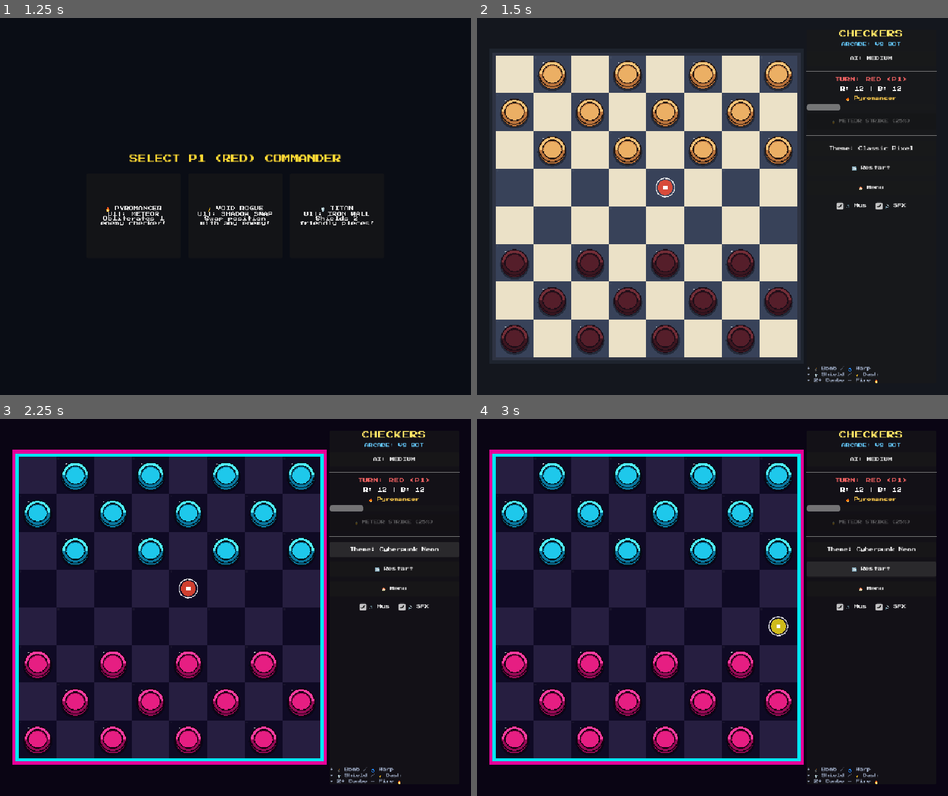
Above: before the commit, frames 1-4 (two rows, left to right).
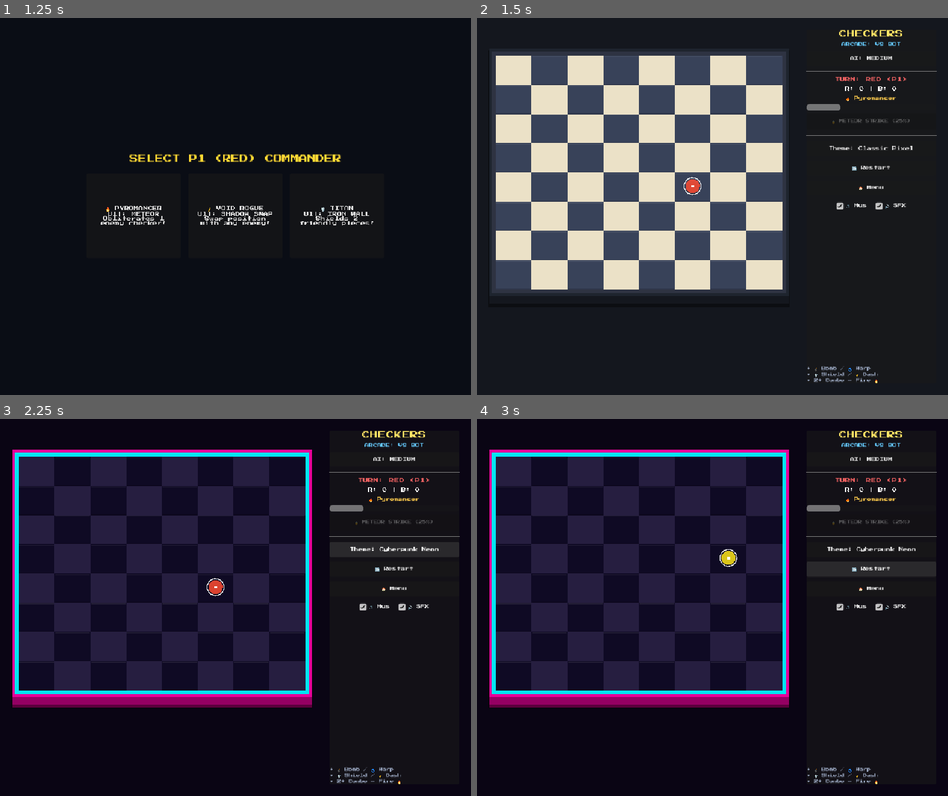
Above: after the commit, the same moments.

Repository: sylasjr/arcade-battle-checkers
Game: Godot game, scene res://scenes/Main.tscn
The game is run twice, just before and just after one commit, with the same random seed, the same clock (stepped at 60 frames per second) and the same inputs.
Inputs:
- Up to frame 1 (1.25 s): click "⚔️ VS BOT (Arcade)" at 0.5 s
- Up to frame 2 (1.5 s): click "🔥 PYROMANCER Ult: METEOR Obli…" at 1.25 s
- Up to frame 3 (2.25 s): click "Theme: Classic Pixel" at 2 s
- Up to frame 4 (3 s): click "🔄 Restart" at 2.75 s

Frame 1 is identical in both runs. In frame 2, 37% of the frame differs, in the area x 2-90%, y 8-91%; in frame 3, 35%; in frame 4, 35%.
Error after the commit: Parse Error: The function signature doesn't match the parent. Parent signature is "draw_ellipse(Vector2, float, float, Color, bool = <default>, float = <defaul…

Commit message:
feat: implement semi-orthogonal 3/4 foreshortened perspective and 2.5D tabletop depth

Diff:
--- a/scripts/Board.gd
+++ b/scripts/Board.gd
@@ -16,7 +16,10 @@
 signal energy_gained(player: Piece.Player, amount: float)
 
 const BOARD_SIZE = 8
-const TILE_SIZE = 80.0
+# Semi-orthogonal 3/4 foreshortened tile dimensions
+const TILE_W = 76.0
+const TILE_H = 62.0
+const FRONT_DEPTH = 22.0 # 3D Tabletop front ledge slab
 
 @export var piece_scene: PackedScene = preload("res://scenes/Piece.tscn")
 
@@ -32,7 +35,7 @@
 # Game Mode & PowerUps
 var is_arcade_mode: bool = true
 var powerup_manager: PowerUpManager = PowerUpManager.new()
-var hero_manager: HeroManager = null # Injected by Main
+var hero_manager: HeroManager = null
 
 # Targeting state for Ultimate abilities
 var is_targeting_ult: bool = false
@@ -81,7 +84,6 @@
 				elif y > 4:
 					spawn_piece(Piece.Player.RED, Vector2i(x, y))
 
-	# Spawn initial power-ups if in Arcade Mode
 	if is_arcade_mode:
 		_spawn_arcade_powerup()
 
@@ -92,7 +94,7 @@
 func spawn_piece(player: Piece.Player, pos: Vector2i) -> Piece:
 	var p: Piece = piece_scene.instantiate()
 	add_child(p)
-	p.setup(player, pos, TILE_SIZE, theme_data)
+	p.setup(player, pos, TILE_W, TILE_H, theme_data)
 	grid[pos] = p
 	return p
 
@@ -120,8 +122,8 @@
 		handle_click(click_pos)
 
 func world_to_grid(world_pos: Vector2) -> Vector2i:
-	var x = int(floor(world_pos.x / TILE_SIZE))
-	var y = int(floor(world_pos.y / TILE_SIZE))
+	var x = int(floor(world_pos.x / TILE_W))
+	var y = int(floor(world_pos.y / TILE_H))
 	return Vector2i(x, y)
 
 func is_in_bounds(pos: Vector2i) -> bool:
@@ -131,7 +133,6 @@
 	if not is_in_bounds(clicked_pos):
 		return
 
-	# If currently aiming an Ultimate Ability
 	if is_targeting_ult:
 		_execute_targeted_ult(clicked_pos)
 		return
@@ -223,7 +224,6 @@
 
 	piece.move_to(new_pos)
 
-	# Consume lightning overcharge if used
 	if piece.has_lightning:
 		piece.consume_lightning()
 
@@ -233,12 +233,10 @@
 			hero_manager.add_energy(current_player, 15.0)
 			emit_signal("energy_gained", current_player, 15.0)
 
-	# Handle capture
 	if move.is_jump and move.jumped != null:
 		current_turn_kills += 1
 		var jumped_piece: Piece = move.jumped
 
-		# Check if victim has an Energy Shield!
 		if jumped_piece.has_shield:
 			jumped_piece.break_shield()
 			emit_signal("powerup_triggered", PowerUpManager.PowerType.SHIELD, to_global(jumped_piece.position))
@@ -266,11 +264,9 @@
 				piece.ignite_fire(2.0)
 				emit_signal("piece_ignited", to_global(piece.position))
 
-	# Check and trigger Power-Up landing
 	if is_arcade_mode and powerup_manager.active_powers.has(new_pos):
 		_handle_powerup_landing(piece, new_pos)
 
-	# Check King Promotion
 	var promoted = false
 	if not piece.is_king:
 		if (piece.player == Piece.Player.RED and new_pos.y == 0) or (piece.player == Piece.Player.BLACK and new_pos.y == BOARD_SIZE - 1):
@@ -278,7 +274,6 @@
 			promoted = true
 			emit_signal("king_promoted")
 
-	# Multi-jump continuation
 	if move.is_jump and not promoted:
 		var next_jumps = get_piece_moves(piece).filter(func(m): return m.is_jump)
 		if next_jumps.size() > 0:
@@ -299,7 +294,6 @@
 	emit_signal("powerup_triggered", p_type, to_global(piece.position))
 
 	if p_type == PowerUpManager.PowerType.BOMB:
-		# Bomb explodes adjacent cross enemies
 		var cross_dirs = [Vector2i(0, -1), Vector2i(0, 1), Vector2i(-1, 0), Vector2i(1, 0), Vector2i(-1, -1), Vector2i(1, -1), Vector2i(-1, 1), Vector2i(1, 1)]
 		for d in cross_dirs:
 			var target_pos = pos + d
@@ -336,7 +330,6 @@
 	current_player = Piece.Player.BLACK if current_player == Piece.Player.RED else Piece.Player.RED
 	emit_signal("turn_changed", current_player)
 
-	# Spawn occasional new powerups in Arcade Mode every 3 turns
 	if is_arcade_mode and turn_counter % 3 == 0:
 		_spawn_arcade_powerup()
 
@@ -374,15 +367,12 @@
 	if not hero_manager or not hero_manager.is_ult_ready(current_player):
 		return
 
-	var h_data = hero_manager.get_hero_data(current_player)
 	var h_class = hero_manager.get_hero(current_player)
 
 	if h_class == HeroManager.HeroClass.TITAN:
-		# Titan instantly shields 2 friendly pieces
 		hero_manager.consume_ult(current_player)
 		_cast_titan_ult()
 	else:
-		# Pyromancer / Void Rogue enter targeting mode
 		is_targeting_ult = true
 		targeting_hero_class = h_class
 		queue_redraw()
@@ -410,7 +400,6 @@
 	var opp_player = Piece.Player.BLACK if current_player == Piece.Player.RED else Piece.Player.RED
 
 	if targeting_hero_class == HeroManager.HeroClass.PYROMANCER:
-		# Meteor strike obliterates enemy checker
 		if target_p.player == opp_player:
 			hero_manager.consume_ult(current_player)
 			grid.erase(clicked_pos)
@@ -421,7 +410,6 @@
 			switch_turn()
 
 	elif targeting_hero_class == HeroManager.HeroClass.VOID_ROGUE:
-		# Swap friendly with enemy
 		if target_p.player == opp_player:
 			var friendly_pieces: Array[Piece] = []
 			for pos in grid:
@@ -445,7 +433,6 @@
 	if current_player != bot_player:
 		return
 
-	# Bot automatically activates Ultimate if ready!
 	if is_arcade_mode and hero_manager and hero_manager.is_ult_ready(bot_player):
 		var bot_h = hero_manager.get_hero(bot_player)
 		if bot_h == HeroManager.HeroClass.TITAN:
@@ -505,60 +492,79 @@
 	var select_glow = theme_data.get("glow_color", Color(0.2, 0.8, 1.0, 0.4))
 	var valid_move_dot = Color(0.2, 0.9, 0.4, 0.7)
 
-	var total_w = BOARD_SIZE * TILE_SIZE
-	draw_rect(Rect2(-14, -14, total_w + 28, total_w + 28), board_border)
-	draw_rect(Rect2(-7, -7, total_w + 14, total_w + 14), inner_border)
-
+	var total_w = BOARD_SIZE * TILE_W
+	var total_h = BOARD_SIZE * TILE_H
+
+	# 1. 3D Tabletop Slab Underneath & Front Rim
+	var front_shadow_col = Color(board_border.r * 0.4, board_border.g * 0.4, board_border.b * 0.4, 1.0)
+	var front_face_col = Color(board_border.r * 0.65, board_border.g * 0.65, board_border.b * 0.65, 1.0)
+
+	# Ground drop shadow
+	draw_rect(Rect2(-16, -12, total_w + 32, total_h + FRONT_DEPTH + 28), Color(0, 0, 0, 0.4))
+
+	# Front Bevel Slab
+	draw_rect(Rect2(-14, total_h + 10, total_w + 28, FRONT_DEPTH), front_face_col)
+	draw_rect(Rect2(-14, total_h + FRONT_DEPTH + 8, total_w + 28, 6), front_shadow_col)
+
+	# 2. Main Tilted Top Frame Border
+	draw_rect(Rect2(-14, -14, total_w + 28, total_h + 28), board_border)
+	draw_rect(Rect2(-8, -8, total_w + 16, total_h + 16), inner_border)
+
+	# 3. Semi-Orthogonal Grid Tiles (76x62 Foreshortened)
 	for y in range(BOARD_SIZE):
 		for x in range(BOARD_SIZE):
 			var is_dark = (x + y) % 2 != 0
-			var tile_rect = Rect2(x * TILE_SIZE, y * TILE_SIZE, TILE_SIZE, TILE_SIZE)
+			var tile_rect = Rect2(x * TILE_W, y * TILE_H, TILE_W, TILE_H)
 			draw_rect(tile_rect, dark_tile if is_dark else light_tile)
 
+			# Crosshatch & Top-left pixel highlight notch for 2.5D stone/tile bevel
 			if is_dark:
-				draw_rect(Rect2(x * TILE_SIZE + 2, y * TILE_SIZE + 2, 4, 4), Color(1, 1, 1, 0.04))
+				draw_rect(Rect2(x * TILE_W + 1, y * TILE_H + 1, TILE_W - 2, 2), Color(1, 1, 1, 0.08)) # top bevel line
+				draw_rect(Rect2(x * TILE_W + 1, (y + 1) * TILE_H - 2, TILE_W - 2, 2), Color(0, 0, 0, 0.15)) # bottom shadow line
 
 			if hovered_tile == Vector2i(x, y) and is_dark:
-				draw_rect(tile_rect, Color(1, 1, 1, 0.12))
-
-	# Draw Power-Up Orbs on Tiles
+				draw_rect(tile_rect, Color(1, 1, 1, 0.14))
+
+	# 4. Draw Power-Up Orbs
 	if is_arcade_mode:
 		for pos in powerup_manager.active_powers:
 			var p_data = powerup_manager.active_powers[pos]
-			var center = Vector2(pos.x * TILE_SIZE + TILE_SIZE * 0.5, pos.y * TILE_SIZE + TILE_SIZE * 0.5)
+			var center = Vector2(pos.x * TILE_W + TILE_W * 0.5, pos.y * TILE_H + TILE_H * 0.5)
 			var icon_color: Color
 			if p_data.type == PowerUpManager.PowerType.BOMB:
-				icon_color = Color(1.0, 0.3, 0.2, 0.8)
+				icon_color = Color(1.0, 0.3, 0.2, 0.85)
 			elif p_data.type == PowerUpManager.PowerType.PORTAL:
-				icon_color = Color(0.8, 0.3, 1.0, 0.8)
+				icon_color = Color(0.8, 0.3, 1.0, 0.85)
 			elif p_data.type == PowerUpManager.PowerType.SHIELD:
-				icon_color = Color(0.2, 0.9, 1.0, 0.8)
+				icon_color = Color(0.2, 0.9, 1.0, 0.85)
 			else:
-				icon_color = Color(1.0, 0.9, 0.1, 0.8)
-
-			draw_circle(center, 16, icon_color)
-			draw_arc(center, 20, 0, TAU, 16, Color(1, 1, 1, 0.85), 2.0)
-			# Pixel star badge in center
-			draw_rect(Rect2(center.x - 4, center.y - 4, 8, 8), Color.WHITE)
-
-	# Highlight Selected Piece
+				icon_color = Color(1.0, 0.9, 0.1, 0.85)
+
+			# 2.5D Compressed Floating Orb
+			draw_circle(center + Vector2(0, 4), 14, Color(0, 0, 0, 0.3)) # ground shadow
+			draw_circle(center - Vector2(0, 2), 15, icon_color)
+			draw_arc(center - Vector2(0, 2), 18, 0, TAU, 16, Color(1, 1, 1, 0.9), 2.0)
+			draw_rect(Rect2(center.x - 3, center.y - 5, 6, 6), Color.WHITE)
+
+	# 5. Highlight Selected Piece
 	if selected_piece != null:
 		var p_pos = selected_piece.grid_pos
-		var sel_rect = Rect2(p_pos.x * TILE_SIZE, p_pos.y * TILE_SIZE, TILE_SIZE, TILE_SIZE)
+		var sel_rect = Rect2(p_pos.x * TILE_W, p_pos.y * TILE_H, TILE_W, TILE_H)
 		draw_rect(sel_rect, select_glow)
 
-	# Targeting Ultimate Reticle overlay
+	# 6. Targeting Ultimate Reticle
 	if is_targeting_ult:
-		draw_rect(Rect2(0, 0, total_w, total_w), Color(1.0, 0.1, 0.1, 0.12))
+		draw_rect(Rect2(0, 0, total_w, total_h), Color(1.0, 0.1, 0.1, 0.14))
 		if is_in_bounds(hovered_tile):
-			var reticle_rect = Rect2(hovered_tile.x * TILE_SIZE, hovered_tile.y * TILE_SIZE, TILE_SIZE, TILE_SIZE)
-			draw_rect(reticle_rect, Color(1.0, 0.2, 0.2, 0.5))
-
+			var reticle_rect = Rect2(hovered_tile.x * TILE_W, hovered_tile.y * TILE_H, TILE_W, TILE_H)
+			draw_rect(reticle_rect, Color(1.0, 0.2, 0.2, 0.55))
+
+	# 7. Valid Move Highlights
 	for move in valid_moves:
-		var center = Vector2(move.dest.x * TILE_SIZE + TILE_SIZE * 0.5, move.dest.y * TILE_SIZE + TILE_SIZE * 0.5)
+		var center = Vector2(move.dest.x * TILE_W + TILE_W * 0.5, move.dest.y * TILE_H + TILE_H * 0.5)
 		if move.is_jump:
-			draw_circle(center, 18, Color(1.0, 0.3, 0.3, 0.75))
-			draw_arc(center, 24, 0, TAU, 16, Color(1.0, 0.4, 0.4), 3.0)
+			draw_circle(center, 16, Color(1.0, 0.3, 0.3, 0.75))
+			draw_arc(center, 20, 0, TAU, 16, Color(1.0, 0.4, 0.4), 3.0)
 		else:
-			draw_circle(center, 14, valid_move_dot)
-			draw_arc(center, 18, 0, TAU, 16, Color(0.2, 0.9, 0.4), 2.0)
+			draw_circle(center, 12, valid_move_dot)
+			draw_arc(center, 16, 0, TAU, 16, Color(0.2, 0.9, 0.4), 2.0)
--- a/scripts/Piece.gd
+++ b/scripts/Piece.gd
@@ -7,7 +7,8 @@
 @export var is_king: bool = false
 @export var grid_pos: Vector2i = Vector2i.ZERO
 
-var tile_size: float = 80.0
+var tile_w: float = 76.0
+var tile_h: float = 62.0
 var target_position: Vector2 = Vector2.ZERO
 var is_moving: bool = false
 
@@ -43,13 +44,17 @@
 		if flame_timer <= 0.0:
 			extinguish_fire()
 
-func setup(p_player: Player, p_grid_pos: Vector2i, p_tile_size: float, p_theme: Dictionary = {}) -> void:
+func setup(p_player: Player, p_grid_pos: Vector2i, p_tile_w: float, p_tile_h: float, p_theme: Dictionary = {}) -> void:
 	player = p_player
 	grid_pos = p_grid_pos
-	tile_size = p_tile_size
+	tile_w = p_tile_w
+	tile_h = p_tile_h
 	theme_data = p_theme
 	_load_current_texture()
 	position = grid_to_world(grid_pos)
+	# Y-sort so lower rows render in front of upper rows
+	z_as_relative = false
+	z_index = int(position.y)
 	queue_redraw()
 
 func apply_theme(p_theme: Dictionary) -> void:
@@ -68,7 +73,7 @@
 		piece_texture = load(tex_path)
 
 func grid_to_world(coord: Vector2i) -> Vector2:
-	return Vector2(coord.x * tile_size + tile_size * 0.5, coord.y * tile_size + tile_size * 0.5)
+	return Vector2(coord.x * tile_w + tile_w * 0.5, coord.y * tile_h + tile_h * 0.5)
 
 func give_shield() -> void:
 	has_shield = true
@@ -159,7 +164,7 @@
 	else:
 		main_col = theme_data.get("black_main", Color(0.95, 0.75, 0.45))
 
-	ghost.setup(position, tile_size * 0.38, main_col)
+	ghost.setup(position, tile_w * 0.36, main_col)
 	get_parent().add_child(ghost)
 
 func move_to(new_grid_pos: Vector2i, animate: bool = true) -> void:
@@ -168,24 +173,27 @@
 	if animate:
 		is_moving = true
 		ghost_spawn_timer = 0.0
-		z_index = 10
+		z_index = 500 # Top elevation during transit
 
 		spawn_balanced_ghost()
 
 		var tween = create_tween().set_parallel(true)
 		tween.tween_property(self, "position", target, move_speed).set_trans(Tween.TRANS_QUAD).set_ease(Tween.EASE_OUT)
 
+		# Semi-orthogonal jump arc: upward hop along Y
+		var hop_y_offset = -14.0
 		var scale_tween = create_tween().set_parallel(false)
-		scale_tween.tween_property(self, "scale", Vector2(1.14, 1.14), move_speed * 0.5).set_trans(Tween.TRANS_QUAD).set_ease(Tween.EASE_OUT)
+		scale_tween.tween_property(self, "scale", Vector2(1.15, 1.15), move_speed * 0.5).set_trans(Tween.TRANS_QUAD).set_ease(Tween.EASE_OUT)
 		scale_tween.tween_property(self, "scale", Vector2(1.0, 1.0), move_speed * 0.5).set_trans(Tween.TRANS_QUAD).set_ease(Tween.EASE_IN)
 
 		tween.chain().tween_callback(func():
 			is_moving = false
-			z_index = 0
+			z_index = int(position.y)
 			queue_redraw()
 		)
 	else:
 		position = target
+		z_index = int(position.y)
 
 func promote_to_king() -> void:
 	is_king = true
@@ -199,58 +207,65 @@
 	queue_redraw()
 
 func _draw() -> void:
-	var piece_draw_size = tile_size * 0.82
+	var piece_draw_size = 58.0 # Pixel-perfect crisp size on 76x62 tiles
 	var half_s = piece_draw_size * 0.5
 
-	# Shadow
-	var shadow_offset = Vector2(0, 6) if is_moving else Vector2(0, 4)
-	draw_circle(shadow_offset, half_s * 0.95, Color(0, 0, 0, 0.35))
+	# Semi-orthogonal 3D Ground Shadow (compressed ellipse underneath)
+	var shadow_offset = Vector2(0, 8) if is_moving else Vector2(0, 4)
+	draw_ellipse(shadow_offset, half_s * 0.95, half_s * 0.65, Color(0, 0, 0, 0.38))
 
 	# Fire aura ring
 	if is_on_fire:
-		draw_circle(Vector2.ZERO, half_s * 1.2, Color(1.0, 0.6, 0.1, 0.4))
+		draw_ellipse(Vector2.ZERO, half_s * 1.2, half_s * 0.9, Color(1.0, 0.6, 0.1, 0.4))
 		draw_arc(Vector2.ZERO, half_s * 1.25, 0, TAU, 16, Color(1.0, 0.85, 0.2, 0.7), 2.5)
 
 	# Shield Energy Dome
 	if has_shield:
-		draw_circle(Vector2.ZERO, half_s * 1.25, Color(0.1, 0.85, 1.0, 0.35))
+		draw_ellipse(Vector2.ZERO, half_s * 1.25, half_s * 0.95, Color(0.1, 0.85, 1.0, 0.35))
 		draw_arc(Vector2.ZERO, half_s * 1.3, 0, TAU, 24, Color(0.4, 0.95, 1.0, 0.9), 3.0)
 
 	# Lightning Aura
 	if has_lightning:
 		draw_arc(Vector2.ZERO, half_s * 1.15, 0, TAU, 16, Color(0.2, 0.9, 1.0, 0.85), 2.5)
 
-	# Draw Precise Pixel Art Texture Sprite (Matching user reference)
+	# Draw Precise Pixel Art Texture Sprite (Sits upright in the 3/4 semi-orthogonal tile)
 	if piece_texture:
-		var rect = Rect2(-half_s, -half_s, piece_draw_size, piece_draw_size)
+		var rect = Rect2(-half_s, -half_s - 4, piece_draw_size, piece_draw_size)
 		draw_texture_rect(piece_texture, rect, false)
 	else:
-		# Fallback draw
 		draw_circle(Vector2.ZERO, half_s, Color(0.5, 0.2, 0.2) if player == Player.RED else Color(0.9, 0.8, 0.5))
 
-	# King Crown
+	# Pixel King Crown
 	if is_king:
 		var gold = Color(1.0, 0.84, 0.0)
 		var gold_border = Color(0.70, 0.55, 0.0)
 		var crown_pts = PackedVector2Array([
-			Vector2(-12, 4),
-			Vector2(-14, -8),
-			Vector2(-6, -3),
-			Vector2(0, -12),
-			Vector2(6, -3),
-			Vector2(14, -8),
-			Vector2(12, 4)
+			Vector2(-12, 0),
+			Vector2(-14, -12),
+			Vector2(-6, -7),
+			Vector2(0, -16),
+			Vector2(6, -7),
+			Vector2(14, -12),
+			Vector2(12, 0)
 		])
 		draw_colored_polygon(crown_pts, gold)
 		draw_polyline(crown_pts, gold_border, 2.0, true)
-		draw_rect(Rect2(-15, -9, 4, 4), Color.WHITE)
-		draw_rect(Rect2(-2, -13, 4, 4), Color.WHITE)
-		draw_rect(Rect2(11, -9, 4, 4), Color.WHITE)
+		draw_rect(Rect2(-15, -13, 4, 4), Color.WHITE)
+		draw_rect(Rect2(-2, -17, 4, 4), Color.WHITE)
+		draw_rect(Rect2(11, -13, 4, 4), Color.WHITE)
+
+func draw_ellipse(center: Vector2, rx: float, ry: float, col: Color) -> void:
+	var pts = PackedVector2Array()
+	var num_pts = 20
+	for i in range(num_pts):
+		var angle = (float(i) / num_pts) * TAU
+		pts.append(center + Vector2(cos(angle) * rx, sin(angle) * ry))
+	draw_colored_polygon(pts, col)
 
 
 # Motion Blur Trail
 class MotionGhost extends Node2D:
-	var radius: float = 30.0
+	var radius: float = 26.0
 	var color: Color = Color.WHITE
 	var current_alpha: float = 0.42
 
